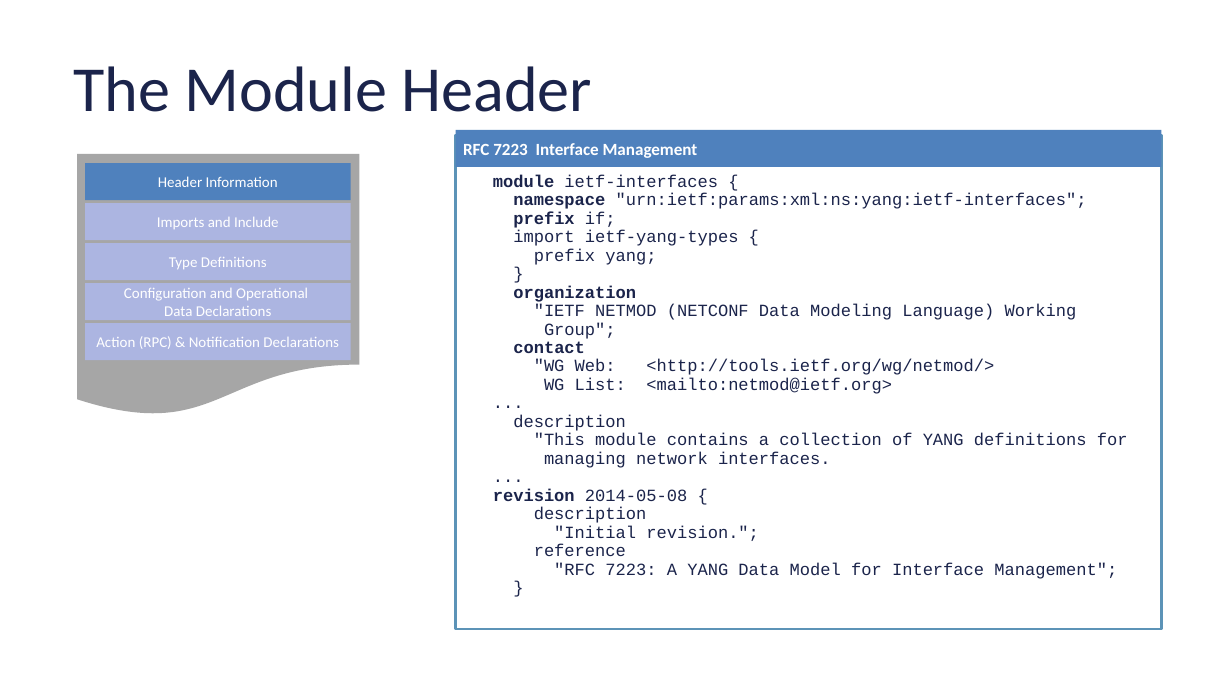
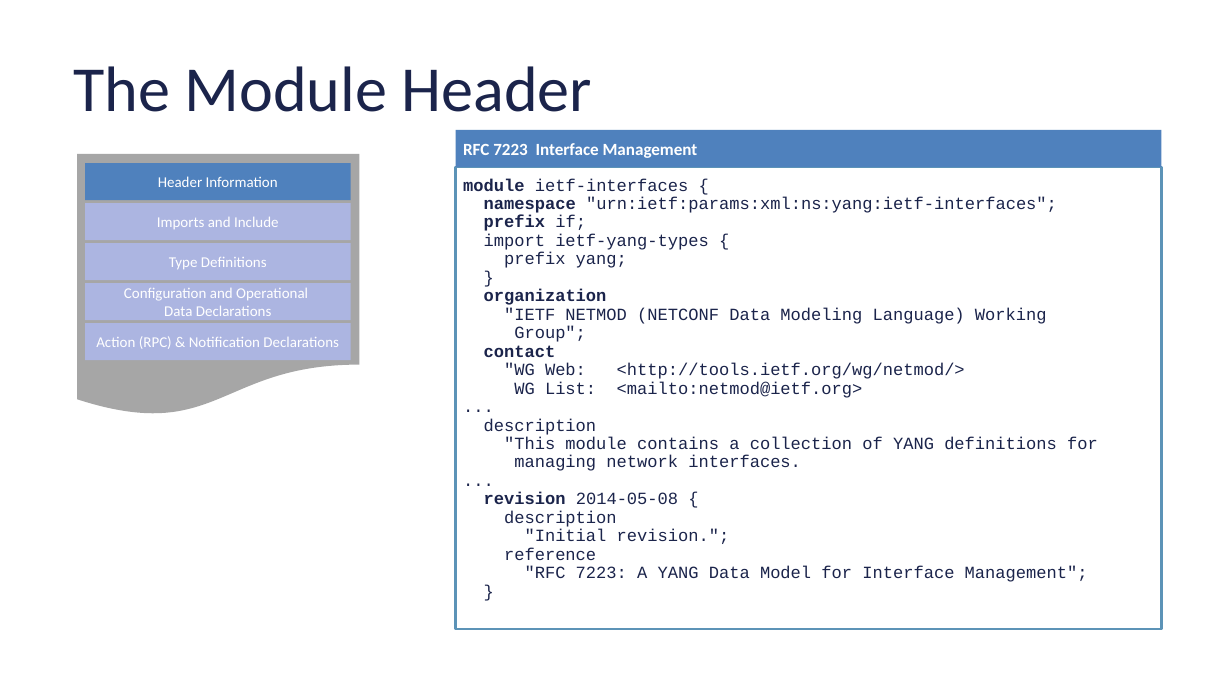
Before and after one commit to cmoberg/netconf-yang-training, a slide deck: slide 8 of slides/module-2-yang.pptx. Drawn at 1232x693 pixels with LibreOffice and Linux fonts; fonts in the diff are those of the drawing. Boxes give left, top, right and bottom in pixels: in the first picture for what was removed or moved away, otherwise in the second. Text is boxed around its words. In the diff, an @@ line names an element or a change of style, - is before the commit and + after.

```diff
--- a/slides/module-2-yang.pptx
+++ b/slides/module-2-yang.pptx
@@ rectangle "module ietf-interfaces {": place and size @@
-rectangle "module ietf-interfaces {" at (456,135,1162,629)
+rectangle "module ietf-interfaces {" at (456,167,1162,629)
@@ text in rectangle at (463,178,1098,582): text added @@
+module ietf-interfaces {
+namespace "urn:ietf:params:xml:ns:yang:ietf-interfaces";
+prefix if;
+import ietf-yang-types {
+prefix yang;
+}
+organization
+"IETF NETMOD (NETCONF Data Modeling Language) Working
+Group";
+contact
+"WG Web: <http://tools.ietf.org/wg/netmod/>
+WG List: <mailto:netmod@ietf.org>
+...
+description
+"This module contains a collection of YANG definitions for
+managing network interfaces.
+...
+revision 2014-05-08 {
+description
+"Initial revision.";
+reference
+"RFC 7223: A YANG Data Model for Interface Management";
+}
@@ text removed at (493,174,1128,579) @@
-module ietf-interfaces {
-namespace "urn:ietf:params:xml:ns:yang:ietf-interfaces";
-prefix if;
-import ietf-yang-types {
-prefix yang;
-}
-organization
-"IETF NETMOD (NETCONF Data Modeling Language) Working
-Group";
-contact
-"WG Web: <http://tools.ietf.org/wg/netmod/>
-WG List: <mailto:netmod@ietf.org>
-...
-description
-"This module contains a collection of YANG definitions for
-managing network interfaces.
-...
-revision 2014-05-08 {
-description
-"Initial revision.";
-reference
-"RFC 7223: A YANG Data Model for Interface Management";
-}
```
Also in this commit, not shown: 15 other slides changed, 1 slide removed, 11 other files.
